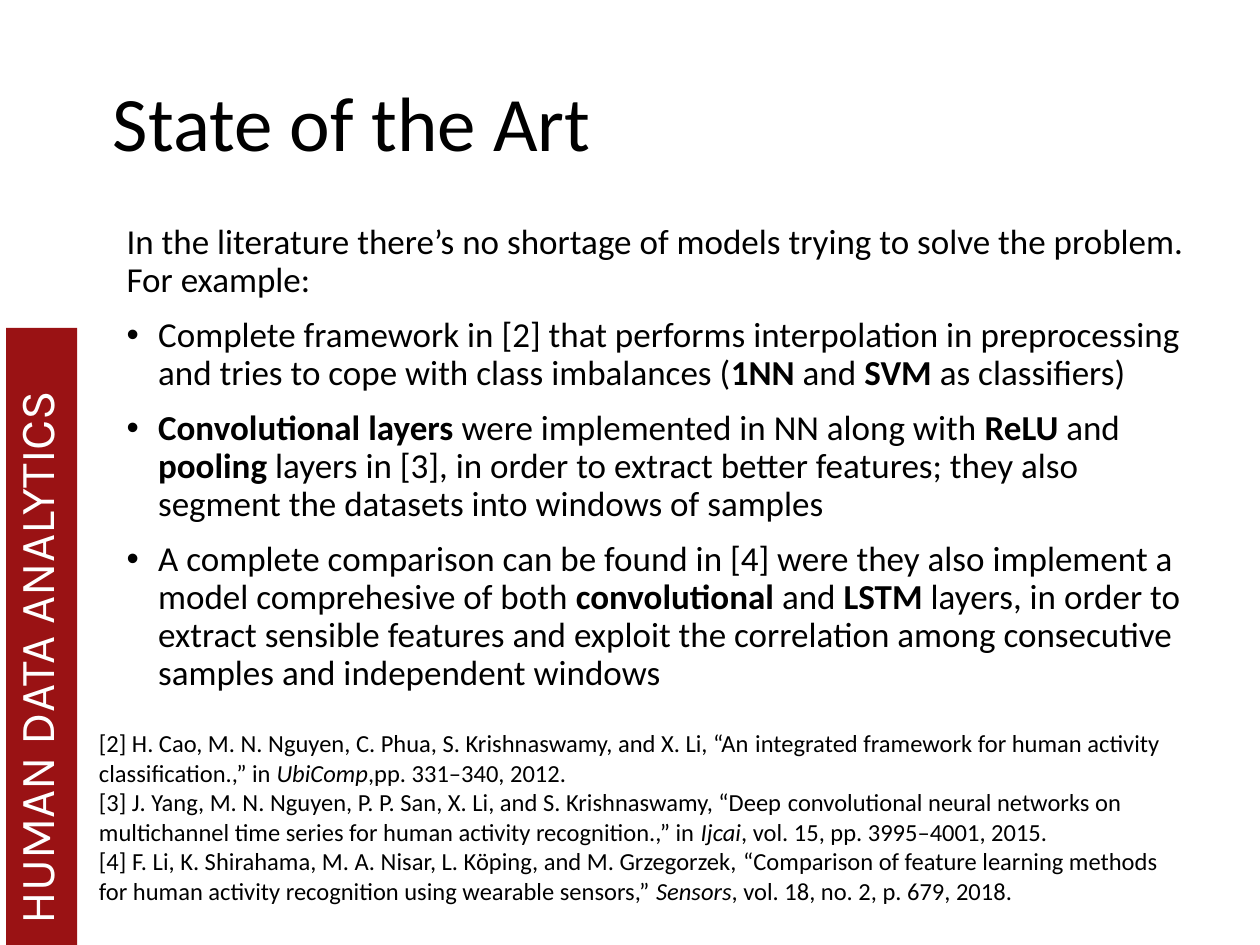
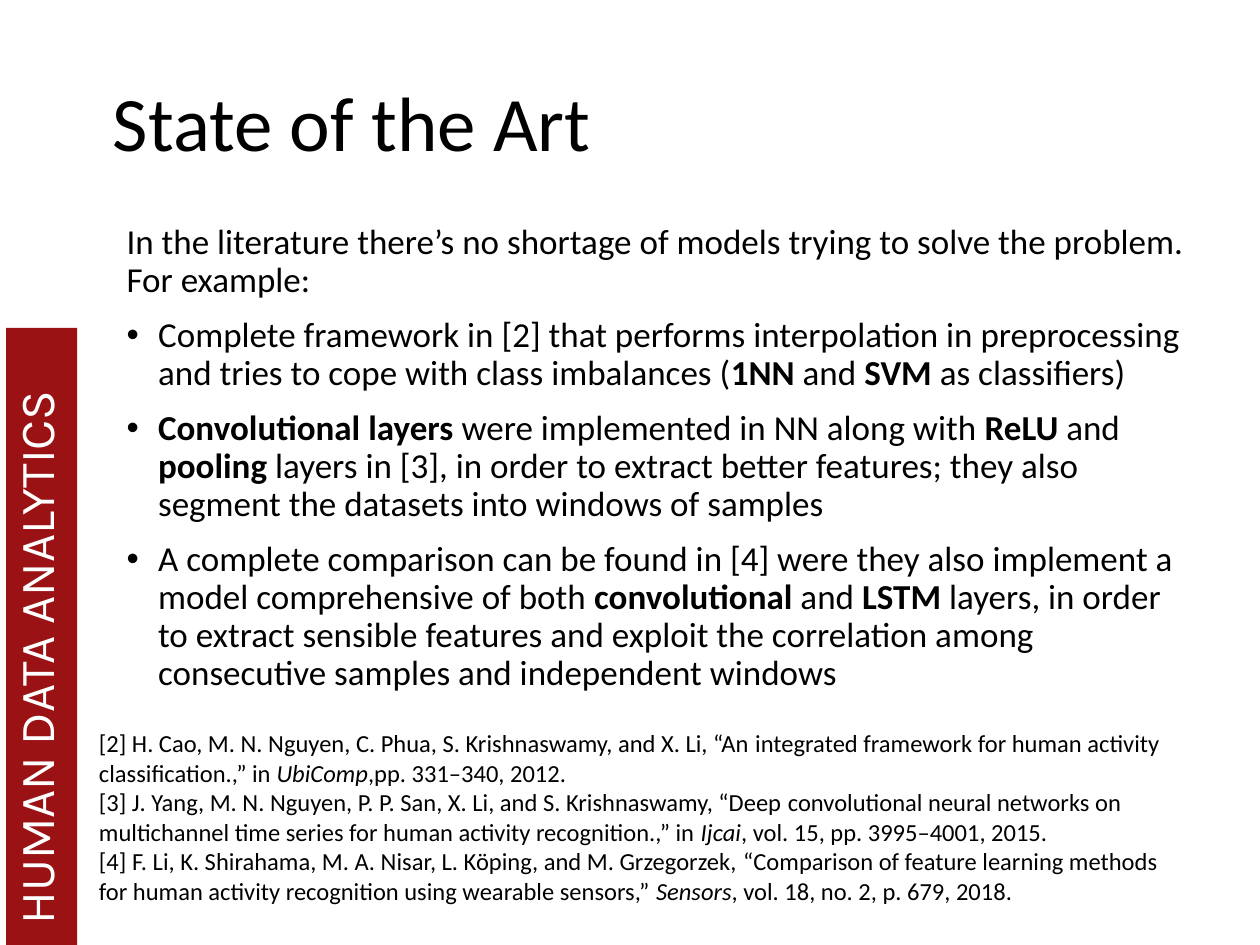
Before and after one commit to MatteoDrago/hda-project, a slide deck: slide 7 of presentation/HDA 2018.pptx. Drawn at 1260x945 pixels with LibreOffice and Linux fonts; fonts in the diff are those of the drawing; background and template pictures are left out. Boxes give left, top, right and bottom in pixels: in the first picture for what was removed or moved away, otherwise in the second. Text is boxed around its words. In the diff, an @@ line names an element or a change of style, - is before the commit and + after.

Commit message:
presentation update

```diff
--- a/presentation/HDA 2018.pptx
+++ b/presentation/HDA 2018.pptx
@@ text at (158, 545, 1173, 691): text changed @@
-• A complete comparison can be found in [4] were they also implement a model comprehesive of both convolutional and LSTM layers, in order to extract sensible features and exploit the correlation among consecutive samples and independent windows
+• A complete comparison can be found in [4] were they also implement a model comprehensive of both convolutional and LSTM layers, in order to extract sensible features and exploit the correlation among consecutive samples and independent windows
```
Also in this commit, not shown: 2 other slides changed.
